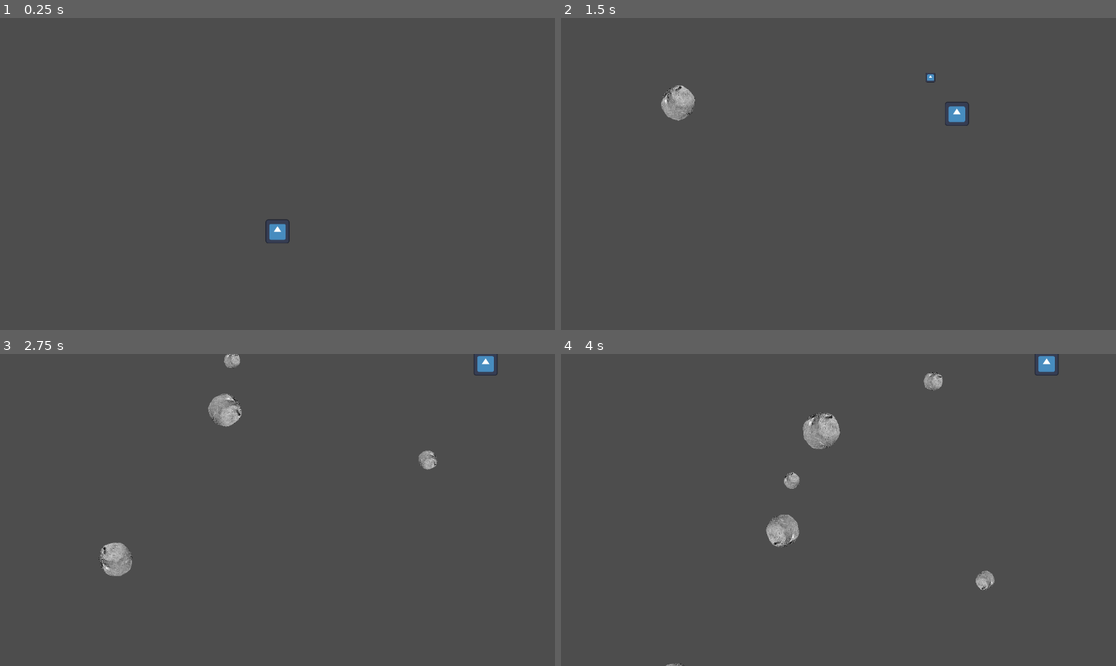
Above: before the commit, frames 1-4 (two rows, left to right).
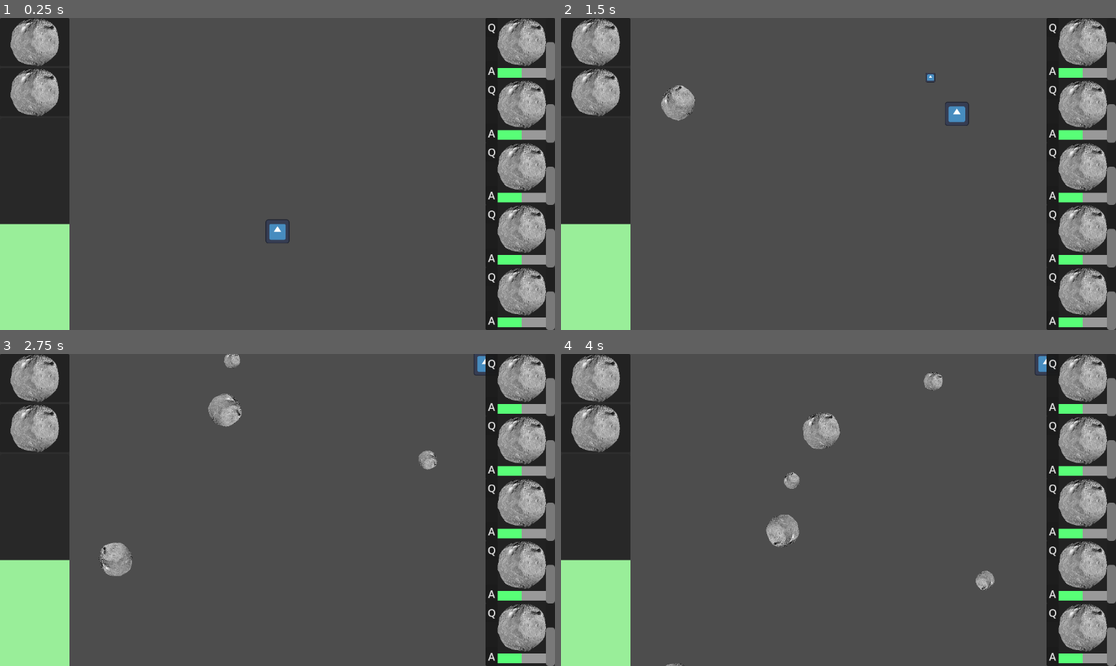
Above: after the commit, the same moments.

Repository: DigitsCodeCompendium/game.MJ198
Game: Godot game, scene res://scenes/game.tscn
Two runs of this game, one before a commit and one after it. Both use one fixed random seed, a clock stepped at 60 frames per second and the inputs below. The engine's default icon, where the game draws it, is replaced by a stand-in: a white triangle on a blue panel in a dark square.
Inputs (mouse positions are in pixels of both pictures, inside the frame that each line leads up to):
- Up to frame 1 (0.25 s): no input
- Up to frame 2 (1.5 s): click (1054, 27) at 0.5 s, where only the run after the commit has a clickable "Q"; click (1054, 71) at 1.25 s, where only the run after the commit has a clickable "A"
- Up to frame 3 (2.75 s): click (493, 363) at 2 s, where only the run after the commit has a clickable "Q"
- Up to frame 4 (4 s): click (1054, 407) at 2.75 s, where only the run after the commit has a clickable "A"; click (1054, 363) at 3.5 s, where only the run after the commit has a clickable "Q"

The runs differ from the first frame. In frame 1, 24% of the frame differs, in the area x 0-100%, y 0-100%; in frame 2, 24%; in frame 3, 24%; in frame 4, 24%.

Commit message:
Fixed merge issue

Diff:
--- a/scenes/game.tscn
+++ b/scenes/game.tscn
@@ -1,17 +1,17 @@
-[gd_scene load_steps=4 format=3 uid="uid://dstd3l06i0olc"]
+[gd_scene load_steps=5 format=3 uid="uid://dstd3l06i0olc"]
 
 [ext_resource type="Script" uid="uid://bnrs5mhd1ryqc" path="res://scenes/game.gd" id="1_yqjtg"]
 [ext_resource type="PackedScene" uid="uid://cng1hdh4kuxrw" path="res://scenes/player.tscn" id="2_lnu2h"]
 [ext_resource type="PackedScene" uid="uid://bw2b7f2rjeelw" path="res://scenes/user_interface.tscn" id="3_lnu2h"]
-[ext_resource type="PackedScene" uid="uid://cow4oit22il6v" path="res://scenes/speed_control.tscn" id="3_lnu2h"]
+[ext_resource type="PackedScene" path="res://scenes/speed_control.tscn" id="4_lnu2h"]
 
 [node name="Game" type="Node2D"]
 script = ExtResource("1_yqjtg")
 
 [node name="Player" parent="." instance=ExtResource("2_lnu2h")]
 
-[node name="SpeedControl" parent="." instance=ExtResource("3_lnu2h")]
+[node name="SpeedControl" parent="." instance=ExtResource("4_lnu2h")]
 
 [node name="CanvasLayer" type="CanvasLayer" parent="."]
 
-[node name="Control" parent="CanvasLayer" instance=ExtResource("3_lnu2h")]
+[node name="UI" parent="CanvasLayer" instance=ExtResource("3_lnu2h")]
